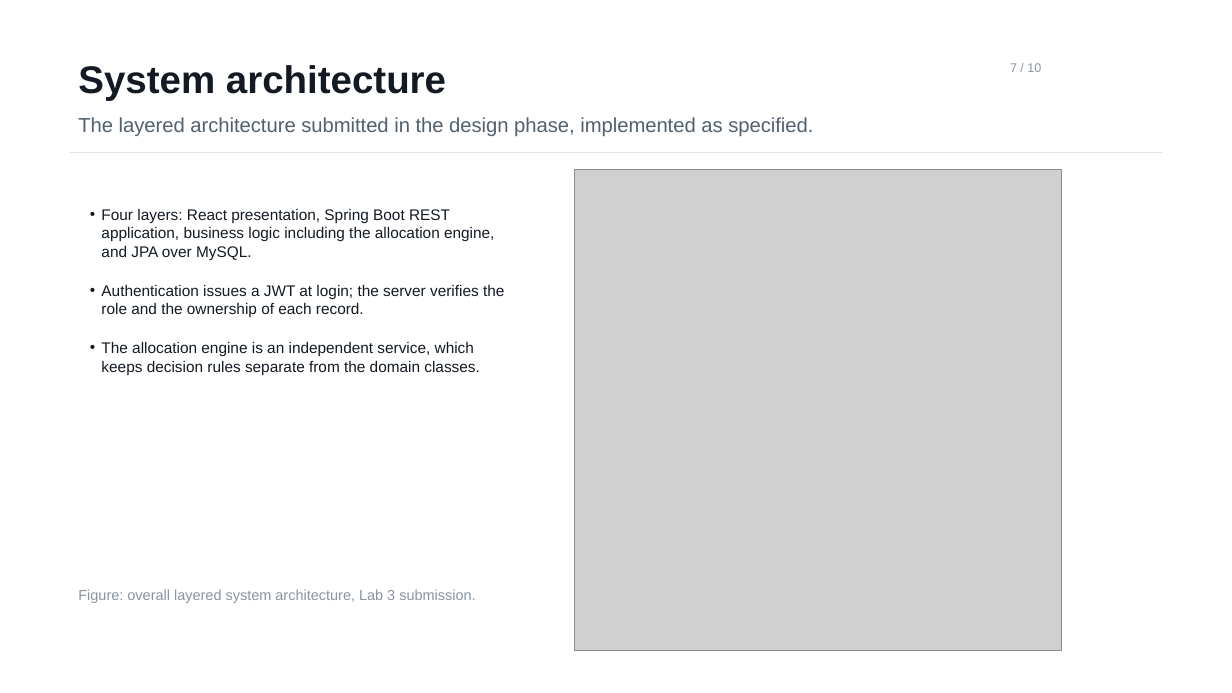
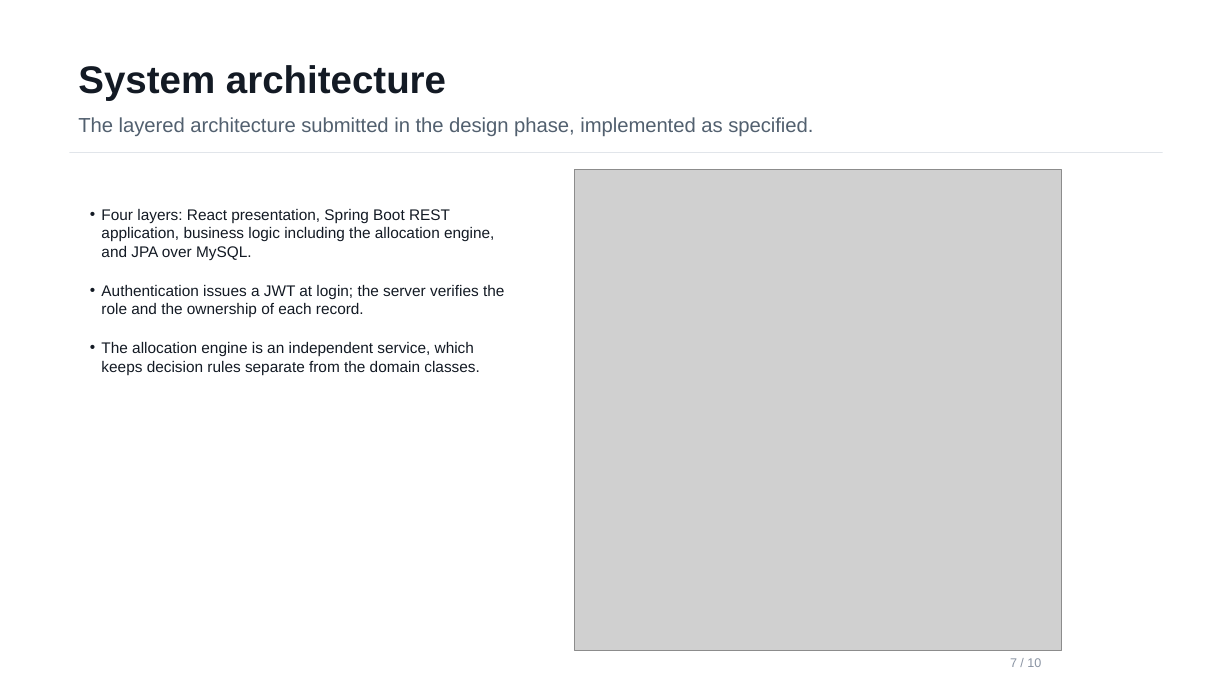
Before and after one commit to AdiByte5/FoodBridge, a slide deck: slide 7 of docs/FoodBridge_Project_Review.pptx. Drawn at 1232x693 pixels with LibreOffice and Linux fonts; fonts in the diff are those of the drawing; grey boxes stand for pictures. Boxes give left, top, right and bottom in pixels: in the first picture for what was removed or moved away, otherwise in the second. Text is boxed around its words. In the diff, an @@ line names an element or a change of style, - is before the commit and + after.

```diff
--- a/docs/FoodBridge_Project_Review.pptx
+++ b/docs/FoodBridge_Project_Review.pptx
@@ text removed at (78,589,475,603) @@
-Figure: overall layered system architecture, Lab 3 submission.
@@ text "7 / 10": place and size @@
-text "7 / 10" at (1010,63,1041,72)
+text "7 / 10" at (1010,658,1041,667)
```
Also in this commit, not shown: 8 other slides changed.
